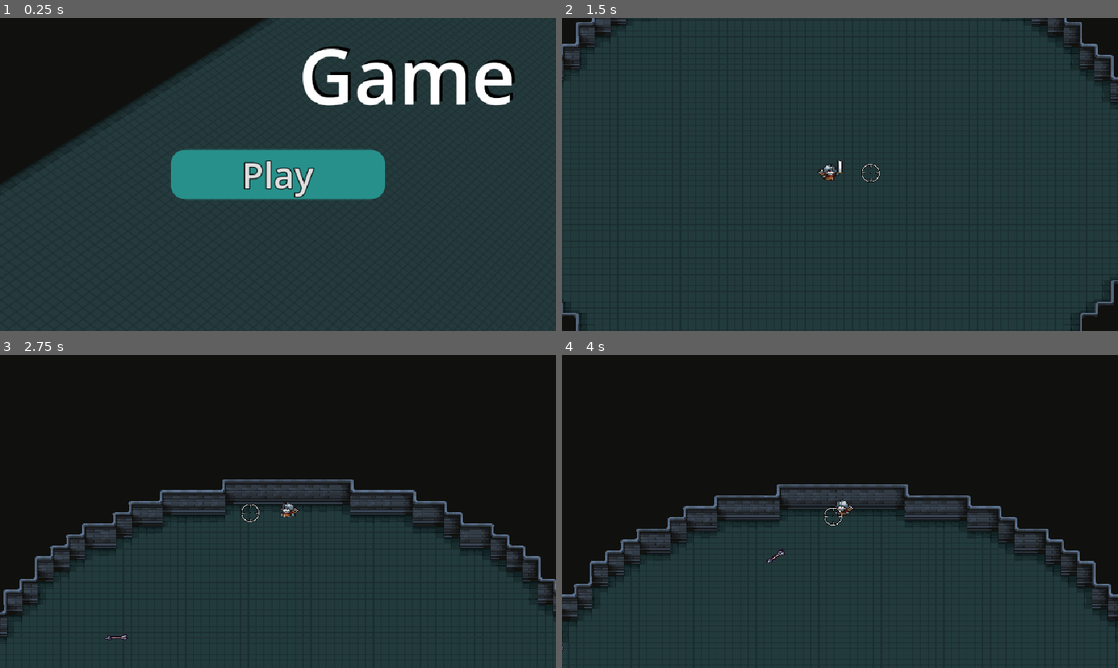
Above: before the commit, frames 1-4 (two rows, left to right).
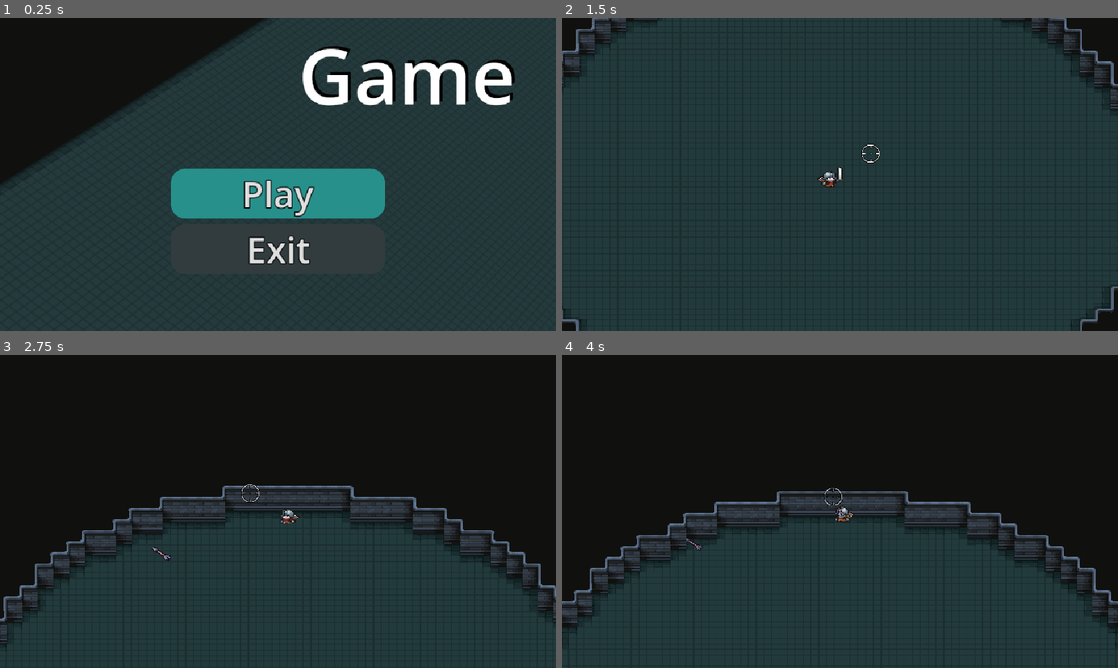
Above: after the commit, the same moments.

Repository: Haha64142/Game
Game: Godot game, scene res://main_menu.tscn
Same seed, same stepped clock (60 frames per second), same inputs: the game is played once before the commit and once after it. The engine's default icon, where the game draws it, is replaced by a stand-in: a white triangle on a blue panel in a dark square.
Inputs (mouse positions are in pixels of both pictures, inside the frame that each line leads up to):
- Up to frame 1 (0.25 s): no input
- Up to frame 2 (1.5 s): click "Play" at 0.5 s; tap Enter at 1.25 s; move the mouse to (867, 174) at 1.27 s; hold Up (move_forward) from 1.28 s (still down); click (867, 174) at 1.35 s
- Up to frame 3 (2.75 s): keep holding Up (move_forward); move the mouse to (250, 511) at 2.02 s; right-click (250, 511) at 2.1 s
- Up to frame 4 (4 s): keep holding Up (move_forward); move the mouse to (851, 505) at 2.77 s; click (851, 505) at 2.85 s; move the mouse to (834, 517) at 3.52 s; right-click (834, 517) at 3.6 s

The runs differ from the first frame. In frame 1, 6.1% of the frame differs, in the area x 30-70%, y 41-79%; in frame 2, 2.0%; in frame 3, 6.3%, in the area x 0-100%, y 39-93%; in frame 4, 6.2%.

Commit message:
Add PrimaryButton type variation to theme
Add exit button to main menu

Diff:
--- a/arena.tscn
+++ b/arena.tscn
@@ -157,6 +157,7 @@
 size_flags_horizontal = 4
 size_flags_vertical = 4
 theme = ExtResource("10_n068f")
+theme_type_variation = &"PrimaryButton"
 theme_override_constants/outline_size = 7
 theme_override_font_sizes/font_size = 27
 text = "Main Menu"
--- a/main_menu.gd
+++ b/main_menu.gd
@@ -6,3 +6,7 @@
 
 func _on_play_button_pressed() -> void:
 	get_tree().change_scene_to_file("res://arena.tscn")
+
+
+func _on_exit_button_pressed() -> void:
+	get_tree().quit()
--- a/main_menu.tscn
+++ b/main_menu.tscn
@@ -34,23 +34,32 @@
 [node name="VBoxContainer" type="VBoxContainer" parent="."]
 custom_minimum_size = Vector2(370, 0)
 layout_mode = 1
-anchors_preset = 8
+anchors_preset = -1
 anchor_left = 0.5
-anchor_top = 0.5
+anchor_top = 0.65
 anchor_right = 0.5
-anchor_bottom = 0.5
-offset_left = -62.5
-offset_top = -43.0
-offset_right = 62.5
-offset_bottom = 43.0
+anchor_bottom = 0.65
+offset_left = -185.0
+offset_top = -88.0
+offset_right = 185.0
+offset_bottom = 88.0
 grow_horizontal = 2
 grow_vertical = 2
+theme = ExtResource("4_glbon")
+theme_override_constants/separation = 10
 
 [node name="PlayButton" type="Button" parent="VBoxContainer"]
 layout_mode = 2
-theme = ExtResource("4_kwhh3")
+theme_type_variation = &"PrimaryButton"
 theme_override_constants/outline_size = 7
 theme_override_font_sizes/font_size = 62
 text = "Play"
 
+[node name="ExitButton" type="Button" parent="VBoxContainer"]
+layout_mode = 2
+theme_override_constants/outline_size = 7
+theme_override_font_sizes/font_size = 62
+text = "Exit"
+
 [connection signal="pressed" from="VBoxContainer/PlayButton" to="." method="_on_play_button_pressed"]
+[connection signal="pressed" from="VBoxContainer/ExitButton" to="." method="_on_exit_button_pressed"]
--- a/theme.tres
+++ b/theme.tres
@@ -17,20 +17,126 @@
 expand_margin_bottom = 2.0
 
 [sub_resource type="StyleBoxFlat" id="StyleBoxFlat_4sclt"]
+bg_color = Color(0.26666668, 0.31764707, 0.31764707, 1)
+corner_radius_top_left = 25
+corner_radius_top_right = 25
+corner_radius_bottom_right = 25
+corner_radius_bottom_left = 25
+
+[sub_resource type="StyleBoxFlat" id="StyleBoxFlat_ywh4s"]
+bg_color = Color(0.19607843, 0.23529412, 0.24705882, 1)
+corner_radius_top_left = 25
+corner_radius_top_right = 25
+corner_radius_bottom_right = 25
+corner_radius_bottom_left = 25
+
+[sub_resource type="StyleBoxFlat" id="StyleBoxFlat_ue4rx"]
+bg_color = Color(0.14901961, 0.18431373, 0.19215687, 1)
+corner_radius_top_left = 25
+corner_radius_top_right = 25
+corner_radius_bottom_right = 25
+corner_radius_bottom_left = 25
+
+[sub_resource type="StyleBoxFlat" id="StyleBoxFlat_hidai"]
+content_margin_left = 4.0
+content_margin_top = 4.0
+content_margin_right = 4.0
+content_margin_bottom = 4.0
+bg_color = Color(0.19607843, 0.23529412, 0.24705882, 1)
+corner_radius_top_left = 8
+corner_radius_top_right = 8
+corner_radius_bottom_right = 8
+corner_radius_bottom_left = 8
+corner_detail = 6
+
+[sub_resource type="StyleBoxFlat" id="StyleBoxFlat_f7cmk"]
+content_margin_left = 4.0
+content_margin_top = 4.0
+content_margin_right = 4.0
+content_margin_bottom = 4.0
+bg_color = Color(0.26666668, 0.31764707, 0.31764707, 1)
+corner_radius_top_left = 8
+corner_radius_top_right = 8
+corner_radius_bottom_right = 8
+corner_radius_bottom_left = 8
+corner_detail = 6
+
+[sub_resource type="StyleBoxFlat" id="StyleBoxFlat_gucpj"]
+content_margin_left = 4.0
+content_margin_top = 4.0
+content_margin_right = 4.0
+content_margin_bottom = 4.0
+bg_color = Color(0.14901961, 0.18431373, 0.19215687, 1)
+corner_radius_top_left = 8
+corner_radius_top_right = 8
+corner_radius_bottom_right = 8
+corner_radius_bottom_left = 8
+corner_detail = 6
+
+[sub_resource type="StyleBoxFlat" id="StyleBoxFlat_vmnmn"]
+content_margin_left = 0.0
+content_margin_top = 4.0
+content_margin_right = 0.0
+content_margin_bottom = 4.0
+bg_color = Color(0.0627451, 0.0627451, 0.05490196, 1)
+corner_radius_top_left = 8
+corner_radius_top_right = 8
+corner_radius_bottom_right = 8
+corner_radius_bottom_left = 8
+corner_detail = 6
+
+[sub_resource type="StyleBoxFlat" id="StyleBoxFlat_6e703"]
+content_margin_left = 4.0
+content_margin_top = 4.0
+content_margin_right = 4.0
+content_margin_bottom = 4.0
+bg_color = Color(1, 1, 1, 0.75)
+draw_center = false
+border_width_left = 2
+border_width_top = 2
+border_width_right = 2
+border_width_bottom = 2
+corner_radius_top_left = 3
+corner_radius_top_right = 3
+corner_radius_bottom_right = 3
+corner_radius_bottom_left = 3
+corner_detail = 5
+expand_margin_left = 2.0
+expand_margin_top = 2.0
+expand_margin_right = 2.0
+expand_margin_bottom = 2.0
+
+[sub_resource type="StyleBoxFlat" id="StyleBoxFlat_kmy58"]
+draw_center = false
+border_width_left = 3
+border_width_top = 3
+border_width_right = 3
+border_width_bottom = 3
+border_color = Color(0, 0, 0, 1)
+corner_radius_top_left = 25
+corner_radius_top_right = 25
+corner_radius_bottom_right = 25
+corner_radius_bottom_left = 25
+expand_margin_left = 2.0
+expand_margin_top = 2.0
+expand_margin_right = 2.0
+expand_margin_bottom = 2.0
+
+[sub_resource type="StyleBoxFlat" id="StyleBoxFlat_3icv2"]
 bg_color = Color(0.25490198, 0.6313726, 0.62352943, 1)
 corner_radius_top_left = 25
 corner_radius_top_right = 25
 corner_radius_bottom_right = 25
 corner_radius_bottom_left = 25
 
-[sub_resource type="StyleBoxFlat" id="StyleBoxFlat_ywh4s"]
+[sub_resource type="StyleBoxFlat" id="StyleBoxFlat_nvfgn"]
 bg_color = Color(0.15294118, 0.5647059, 0.5411765, 1)
 corner_radius_top_left = 25
 corner_radius_top_right = 25
 corner_radius_bottom_right = 25
 corner_radius_bottom_left = 25
 
-[sub_resource type="StyleBoxFlat" id="StyleBoxFlat_ue4rx"]
+[sub_resource type="StyleBoxFlat" id="StyleBoxFlat_oyyno"]
 bg_color = Color(0.08235294, 0.44705883, 0.42745098, 1)
 corner_radius_top_left = 25
 corner_radius_top_right = 25
@@ -42,3 +148,19 @@
 Button/styles/hover = SubResource("StyleBoxFlat_4sclt")
 Button/styles/normal = SubResource("StyleBoxFlat_ywh4s")
 Button/styles/pressed = SubResource("StyleBoxFlat_ue4rx")
+HScrollBar/icons/decrement = null
+HScrollBar/icons/decrement_highlight = null
+HScrollBar/icons/decrement_pressed = null
+HScrollBar/icons/increment = null
+HScrollBar/icons/increment_highlight = null
+HScrollBar/icons/increment_pressed = null
+HScrollBar/styles/grabber = SubResource("StyleBoxFlat_hidai")
+HScrollBar/styles/grabber_highlight = SubResource("StyleBoxFlat_f7cmk")
+HScrollBar/styles/grabber_pressed = SubResource("StyleBoxFlat_gucpj")
+HScrollBar/styles/scroll = SubResource("StyleBoxFlat_vmnmn")
+HScrollBar/styles/scroll_focus = SubResource("StyleBoxFlat_6e703")
+PrimaryButton/base_type = &"Button"
+PrimaryButton/styles/focus = SubResource("StyleBoxFlat_kmy58")
+PrimaryButton/styles/hover = SubResource("StyleBoxFlat_3icv2")
+PrimaryButton/styles/normal = SubResource("StyleBoxFlat_nvfgn")
+PrimaryButton/styles/pressed = SubResource("StyleBoxFlat_oyyno")
Not shown: 1 places in arena.tscn that only renumber resources
Not shown: 1 places in main_menu.tscn that only renumber resources
Not shown: 1 places in theme.tres that only renumber resources
